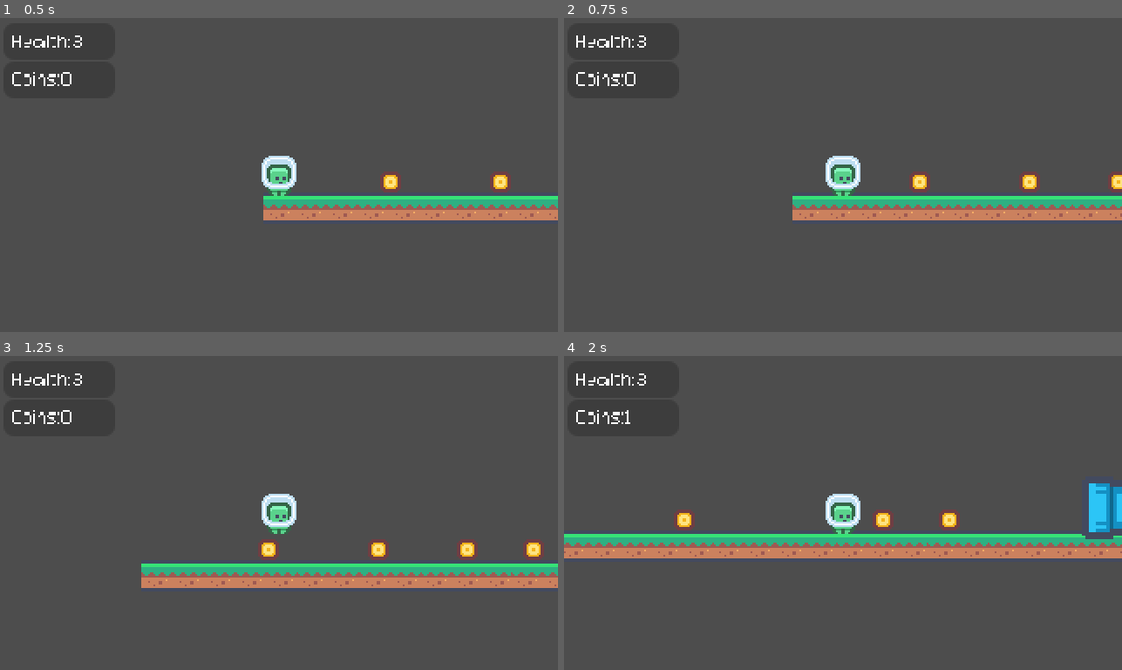
Above: before the commit, frames 1-4 (two rows, left to right).
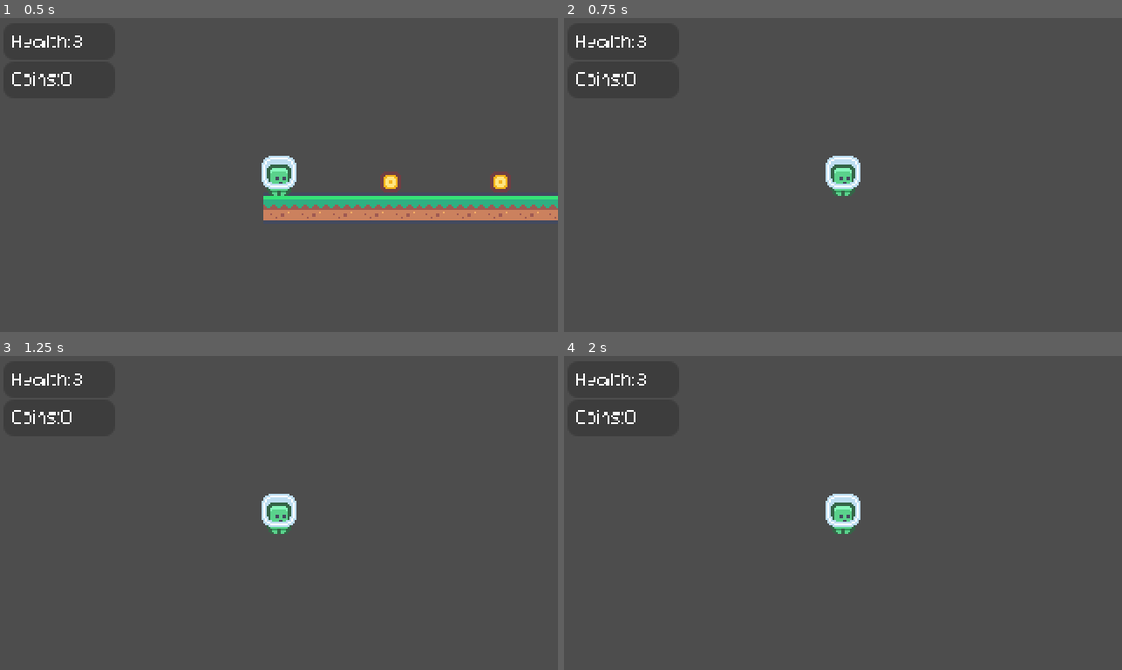
Above: after the commit, the same moments.

Repository: platz-halter/mario_clone
Game: Godot game, scene res://world.tscn
Two runs of this game, one before a commit and one after it. Both use one fixed random seed, a clock stepped at 60 frames per second and the inputs below.
Inputs:
- Up to frame 1 (0.5 s): no input
- Up to frame 2 (0.75 s): tap Enter at 0.5 s; hold Right (ui_right) from 0.53 s (still down); tap 3 (sys_level3) at 0.6 s
- Up to frame 3 (1.25 s): keep holding Right (ui_right); tap Up (ui_up) at 0.77 s
- Up to frame 4 (2 s): keep holding Right (ui_right); tap Shift (dash) at 1.35 s; tap Up (ui_up) at 1.52 s; tap 3 (sys_level3) at 1.55 s

Frame 1 is identical in both runs. In frame 2, 5.2% of the frame differs, in the area x 40-100%, y 48-65%; in frame 3, 6.7%; in frame 4, 9.3%, in the area x 0-100%, y 17-65%.
Error after the commit: Invalid access to property or key 'position' on a base object of type 'null instance'. (res://world.gd:21)

Commit message:
added level change

Diff:
--- a/world.gd
+++ b/world.gd
@@ -33,6 +33,8 @@
 		load_level(level1)
 	if Input.is_action_just_pressed("sys_level2"):
 		load_level(level2)
+	if Input.is_action_just_pressed("sys_level3"):
+		load_level(level3)
 
 #Detect if player is falling down -- WIP
 	if $Player.position.y >= 90:
